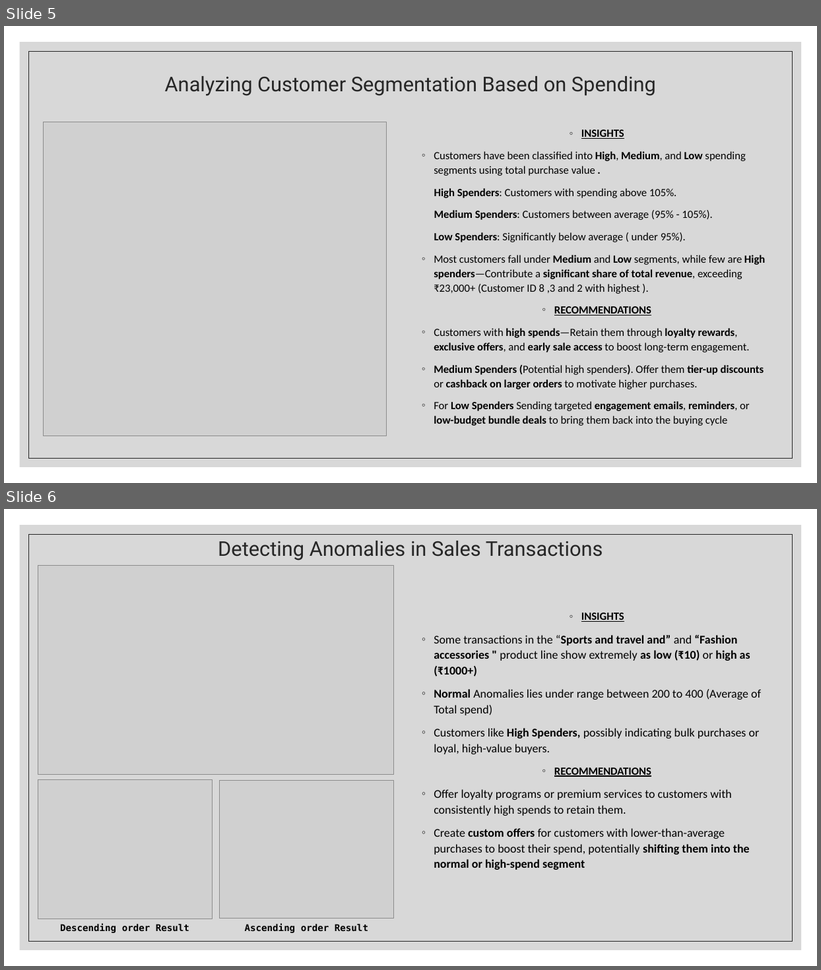
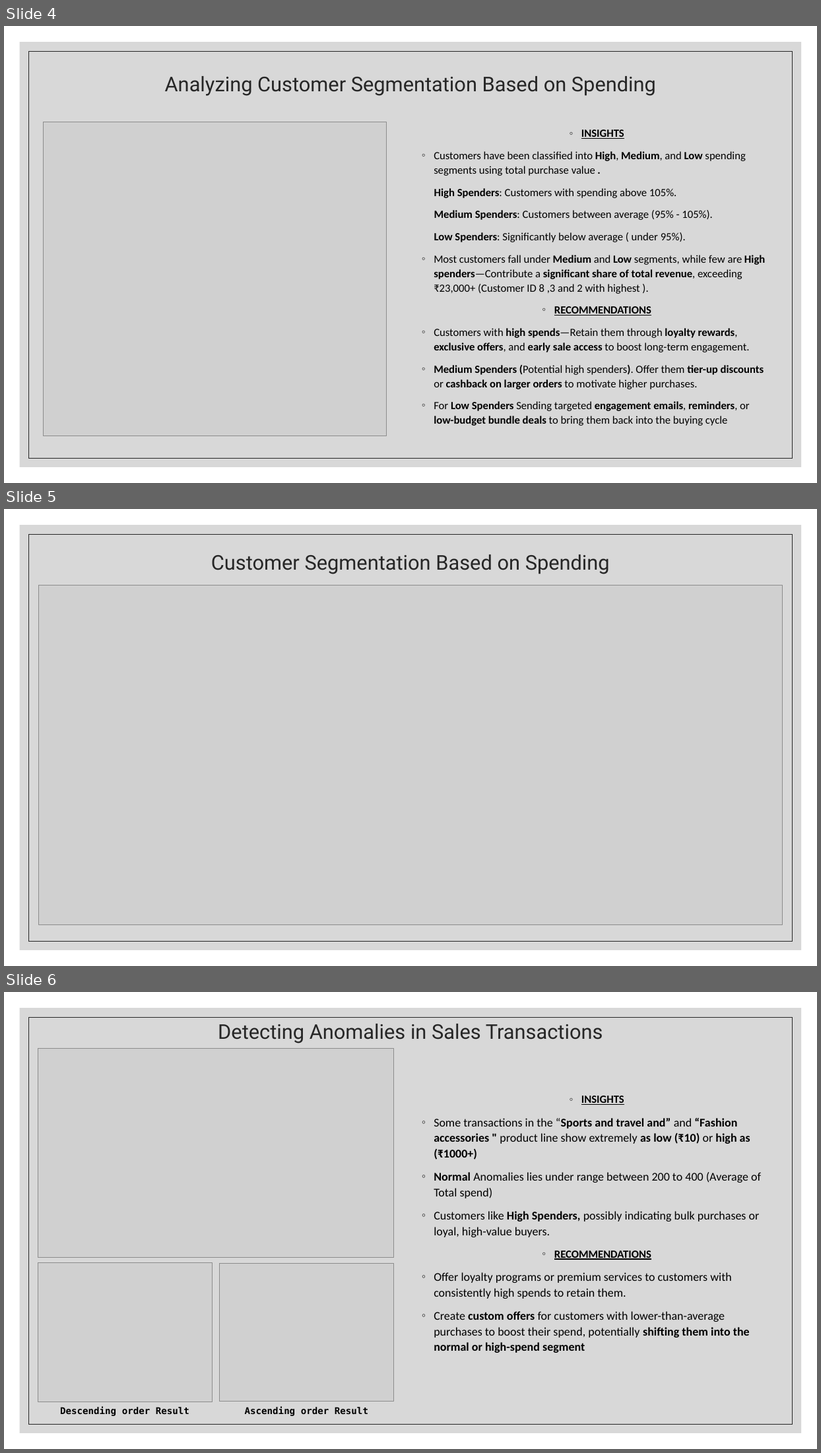
Before and after one commit to ajaythakur958/Walmart-Sales-analysis, a slide deck: Walmart analysis.pptx. Shown one above the other, each under a label of ours: slides 5 and 6 before the commit, slides 4, 5 and 6 after it. The pictures are 821x970 and 821x1453 pixels, drawn with LibreOffice and Linux fonts; fonts in the diff are those of the drawing; grey boxes stand for pictures. Boxes give left, top, right and bottom in pixels: in the first picture for what was removed or moved away, otherwise in the second. Text is boxed around its words. In the diff, an @@ line names an element or a change of style, - is before the commit and + after.

```diff
--- a/Walmart analysis.pptx
+++ b/Walmart analysis.pptx
@@ slide 5 added at [4,509,817,966], background #FFFFFF; not listed: 2 template elements that a slide beside it also shows @@
@@ title added at [211,555,610,574], 24 pt, text #262626 @@
+Customer Segmentation Based on Spending
@@ picture added at [39,586,782,925] @@
@@ what was slide 5 is now slide 4 @@
```
Also in this commit, not shown: 3 slides changed, 1 slide removed, 15 other files.
